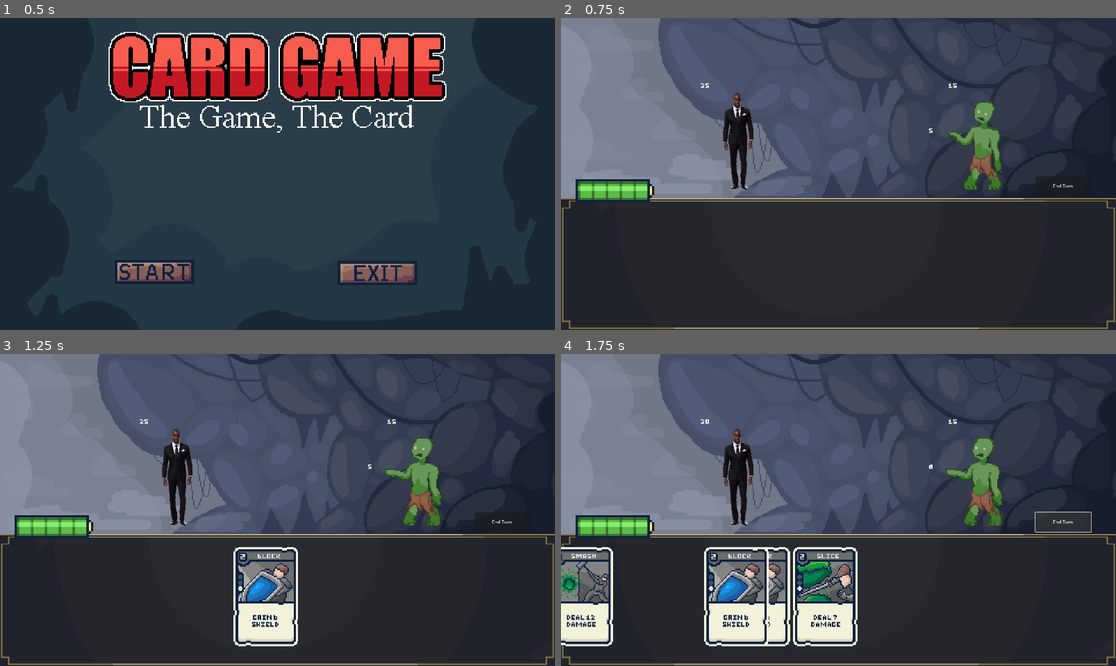
Above: before the commit, frames 1-4 (two rows, left to right).
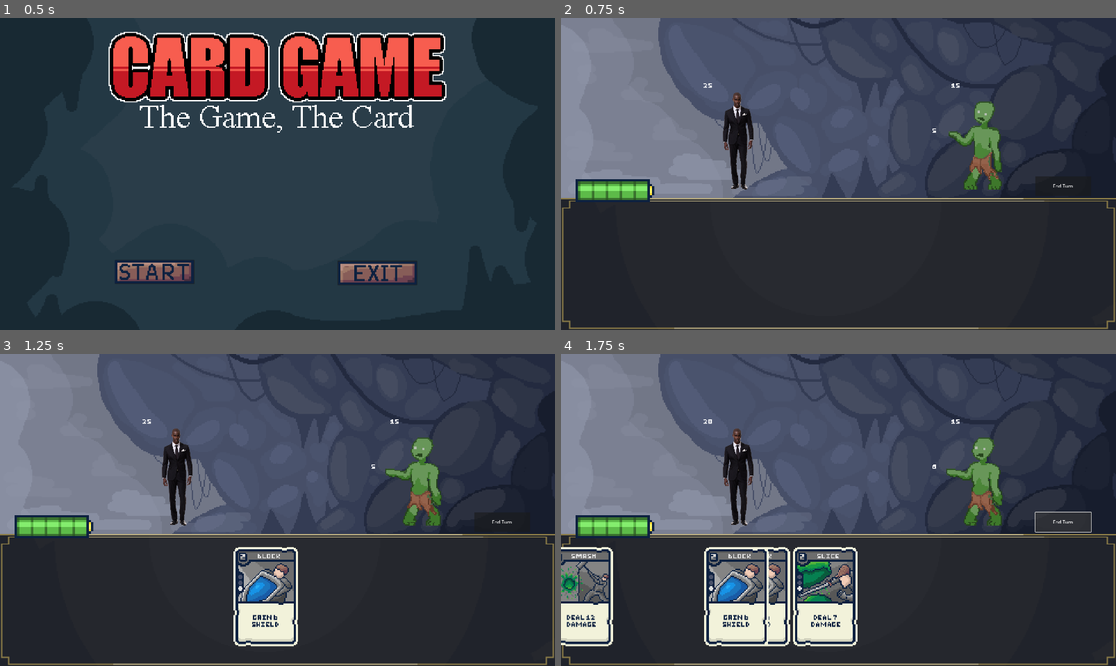
Above: after the commit, the same moments.

Repository: Fredeblok0912/Card_game
Game: Godot game, scene res://menu.tscn
The game is run twice, just before and just after one commit, with the same random seed, the same clock (stepped at 60 frames per second) and the same inputs.
Inputs (mouse positions are in pixels of both pictures, inside the frame that each line leads up to):
- Up to frame 1 (0.5 s): no input
- Up to frame 2 (0.75 s): click (716, 270) at 0.5 s
- Up to frame 3 (1.25 s): no input
- Up to frame 4 (1.75 s): click "End Turn" at 1.25 s

Frame 1 is identical in both runs. In frame 2, less than 0.1% of the frame differs, in the area x 25-72%, y 20-37%; in frame 3, less than 0.1%; in frame 4, less than 0.1%.

Commit message:
added centering

Diff:
--- a/Enemy_health_text.gd
+++ b/Enemy_health_text.gd
@@ -2,4 +2,4 @@
 
 
 func _process(delta: float) -> void:
-	set_text(str((ceil(Enemycode.enemy_health))as int))
+	$".".text = "[center]%s[/center]" % str((ceil(Enemycode.enemy_health))as int)
--- a/Enemy_shield_text.gd
+++ b/Enemy_shield_text.gd
@@ -3,6 +3,6 @@
 
 func _process(delta: float) -> void:
 	if Enemycode.enemy_shield > 0:
-		set_text(str((ceil(Enemycode.enemy_shield))as int))
+		$".".text = "[center]%s[/center]" % str((ceil(Enemycode.enemy_shield))as int)
 	else:
 		set_text("")
--- a/Player_health_text.gd
+++ b/Player_health_text.gd
@@ -2,4 +2,4 @@
 
 
 func _process(delta: float) -> void:
-	set_text(str(player.player_health))
+	$".".text = "[center]%s[/center]" % player.player_health
--- a/Player_shield_text.gd
+++ b/Player_shield_text.gd
@@ -3,6 +3,6 @@
 
 func _process(delta: float) -> void:
 	if player.player_shield > 0:
-		set_text(str(player.player_shield))
+			$".".text = "[center]%s[/center]" % player.player_shield
 	else:
 		set_text("")
--- a/enemy_attack_text.gd
+++ b/enemy_attack_text.gd
@@ -2,6 +2,6 @@
 
 func _process(delta: float) -> void:
 	if Enemycode.enemy_database[Enemycode.loaded_enemy]["moves"][Enemycode.chosen_move]["damage"] > 0:
-		set_text(str((ceil((Enemycode.enemy_database[Enemycode.loaded_enemy]["moves"][Enemycode.chosen_move]["damage"])*Enemycode.difficulty_mod))as int))
+		$".".text = "[center]%s[/center]" % str((ceil((Enemycode.enemy_database[Enemycode.loaded_enemy]["moves"][Enemycode.chosen_move]["damage"])*Enemycode.difficulty_mod))as int)
 	else:
 		set_text("")
--- a/enemy_heal_text.gd
+++ b/enemy_heal_text.gd
@@ -2,6 +2,6 @@
 
 func _process(delta: float) -> void:
 	if Enemycode.enemy_database[Enemycode.loaded_enemy]["moves"][Enemycode.chosen_move]["healing"] > 0:
-		set_text(str((ceil((Enemycode.enemy_database[Enemycode.loaded_enemy]["moves"][Enemycode.chosen_move]["healing"])*Enemycode.difficulty_mod))as int))
+		$".".text = "[center]%s[/center]" % str((ceil((Enemycode.enemy_database[Enemycode.loaded_enemy]["moves"][Enemycode.chosen_move]["healing"])*Enemycode.difficulty_mod))as int)
 	else:
 		set_text("")
--- a/enemy_shield_gain_text.gd
+++ b/enemy_shield_gain_text.gd
@@ -2,6 +2,6 @@
 
 func _process(delta: float) -> void:
 	if Enemycode.enemy_database[Enemycode.loaded_enemy]["moves"][Enemycode.chosen_move]["shield"] > 0:
-		set_text(str((ceil((Enemycode.enemy_database[Enemycode.loaded_enemy]["moves"][Enemycode.chosen_move]["shield"])*Enemycode.difficulty_mod))as int))
+		$".".text = "[center]%s[/center]" % str((ceil((Enemycode.enemy_database[Enemycode.loaded_enemy]["moves"][Enemycode.chosen_move]["shield"])*Enemycode.difficulty_mod))as int)
 	else:
 		set_text("")
--- a/game.tscn
+++ b/game.tscn
@@ -246,6 +246,8 @@
 offset_right = 152.0
 offset_bottom = -265.0
 theme_override_fonts/normal_font = ExtResource("11_5b14r")
+bbcode_enabled = true
+scroll_active = false
 script = ExtResource("6_boyg6")
 
 [node name="Shield Text" type="RichTextLabel" parent="Characters/Player"]
@@ -254,6 +256,8 @@
 offset_right = 361.0
 offset_bottom = -265.0
 theme_override_fonts/normal_font = ExtResource("11_5b14r")
+bbcode_enabled = true
+scroll_active = false
 script = ExtResource("7_e36ub")
 
 [node name="Enemy" type="Node2D" parent="Characters"]
@@ -272,6 +276,8 @@
 offset_right = 1009.0
 offset_bottom = -265.0
 theme_override_fonts/normal_font = ExtResource("11_5b14r")
+bbcode_enabled = true
+scroll_active = false
 script = ExtResource("22_qhcbd")
 
 [node name="Enemy Shield Text" type="RichTextLabel" parent="Characters/Enemy"]
@@ -280,6 +286,8 @@
 offset_right = 1218.0
 offset_bottom = -265.0
 theme_override_fonts/normal_font = ExtResource("11_5b14r")
+bbcode_enabled = true
+scroll_active = false
 script = ExtResource("23_f1jbl")
 
 [node name="Enemy_Intent_Text" type="Node2D" parent="Characters/Enemy"]
@@ -290,6 +298,8 @@
 offset_right = 929.0
 offset_bottom = -65.0
 theme_override_fonts/normal_font = ExtResource("11_5b14r")
+bbcode_enabled = true
+scroll_active = false
 script = ExtResource("25_xa8c5")
 
 [node name="Enemy Intent Damage Text" type="RichTextLabel" parent="Characters/Enemy/Enemy_Intent_Text"]
@@ -298,6 +308,8 @@
 offset_right = 929.0
 offset_bottom = -122.0
 theme_override_fonts/normal_font = ExtResource("11_5b14r")
+bbcode_enabled = true
+scroll_active = false
 script = ExtResource("26_5b14r")
 
 [node name="Enemy Intent Heal Text" type="RichTextLabel" parent="Characters/Enemy/Enemy_Intent_Text"]
@@ -306,6 +318,8 @@
 offset_right = 929.0
 offset_bottom = -8.0
 theme_override_fonts/normal_font = ExtResource("11_5b14r")
+bbcode_enabled = true
+scroll_active = false
 script = ExtResource("27_bnpwn")
 
 [connection signal="pressed" from="Button" to="." method="_on_button_pressed"]
